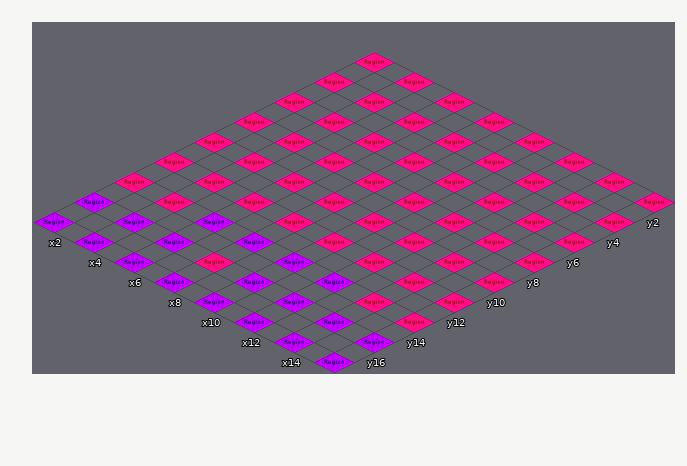
Tiled map -- tiled/cave/rules/cave_ruleset3.tmx. Above is the file before it was changed.
Cells are 192x96 px. Isometric: x runs down to the right, y down to the left. Shown: x 1..15, y 1..17. Not drawn, because the pictures are missing: unchanged layer "input_object".
And afterwards:
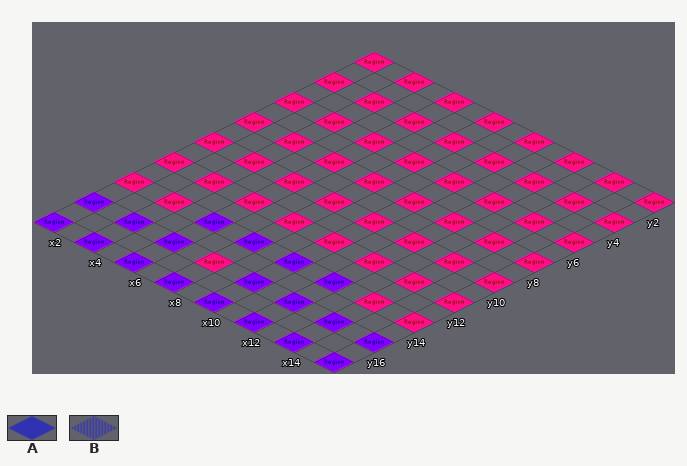
Key: from "collision": A 1, B 3.
_ is an empty cell.
Difference:
Layer "output_collision":
The author changed tile B to tile A in row 13 at x 5, 7, 9 and 11; in row 15 at x 1, 3, 5, 9, 11, 13 and 15; in row 17 at x 1, 3, 5, 7, 9, 11, 13 and 15.
Changed places in both pictures, as pixel boxes (x1, y1, x2, y2):
changed: (35, 192, 394, 372)
